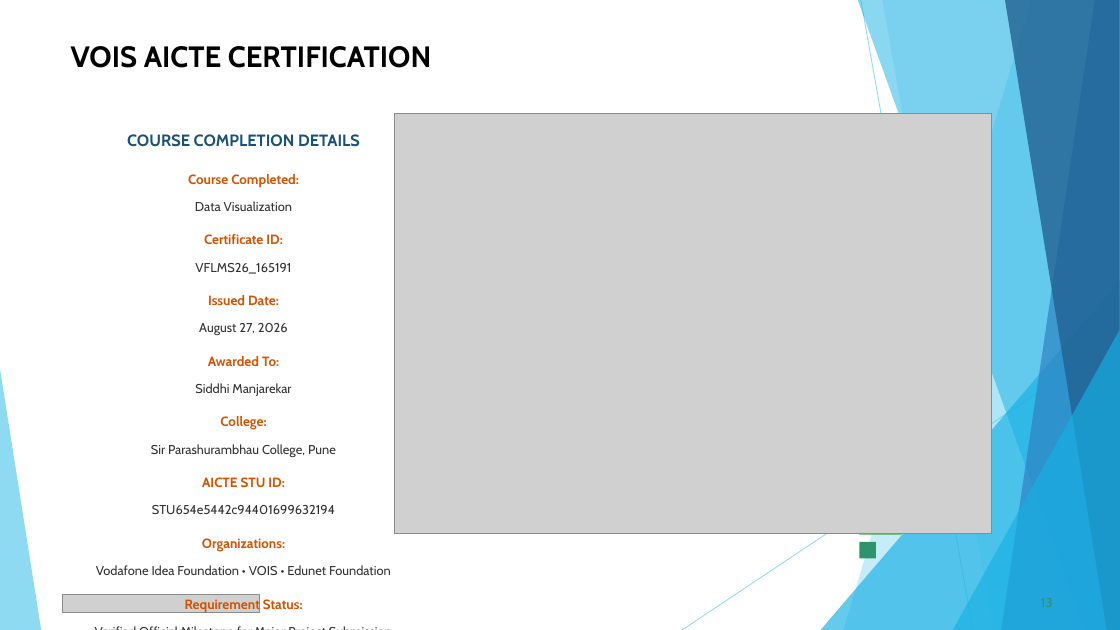
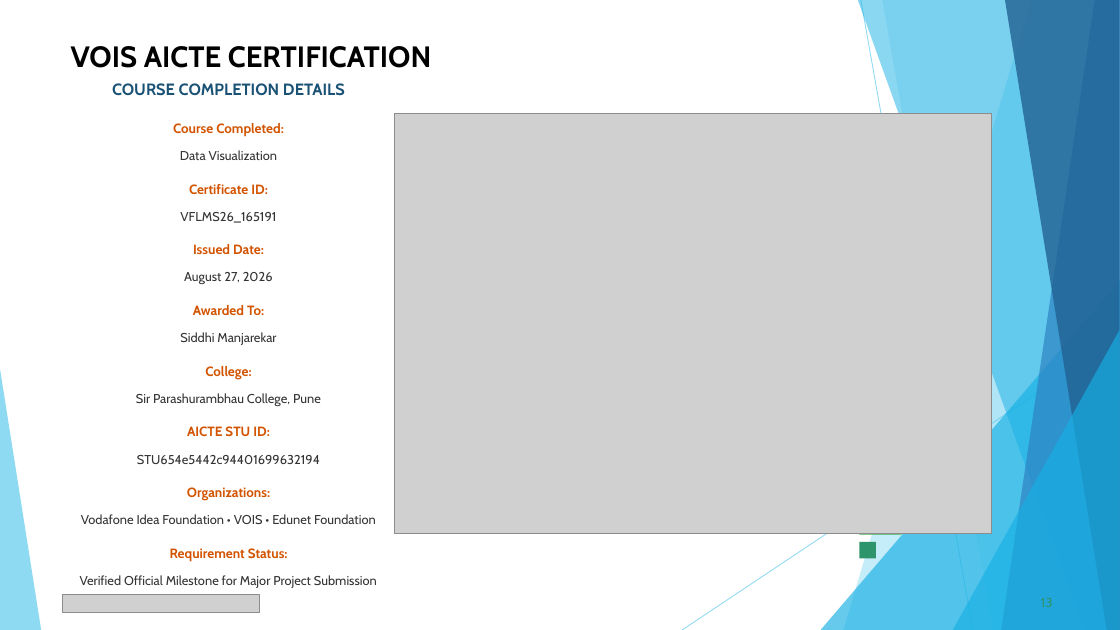
Before and after one commit to Siddhi-m-20/seasonal-agriculture-analysis, a slide deck: slide 13 of Seasonal_Agriculture_Analysis_Presentation.pptx. Drawn at 1120x630 pixels with LibreOffice and Linux fonts; fonts in the diff are those of the drawing; grey boxes stand for pictures. Boxes give left, top, right and bottom in pixels: in the first picture for what was removed or moved away, otherwise in the second. Text is boxed around its words. In the diff, an @@ line names an element or a change of style, - is before the commit and + after.

```diff
--- a/Seasonal_Agriculture_Analysis_Presentation.pptx
+++ b/Seasonal_Agriculture_Analysis_Presentation.pptx
@@ text "COURSE COMPLETION DETAILS" rewrapped from (x1=96, y1=134, x2=391, y2=612) to (x1=80, y1=83, x2=377, y2=588) @@
@@ text removed at (x1=183, y1=599, x2=223, y2=611) @@
-Annual Review
```
Also in this commit, not shown: 1 other slide changed.
